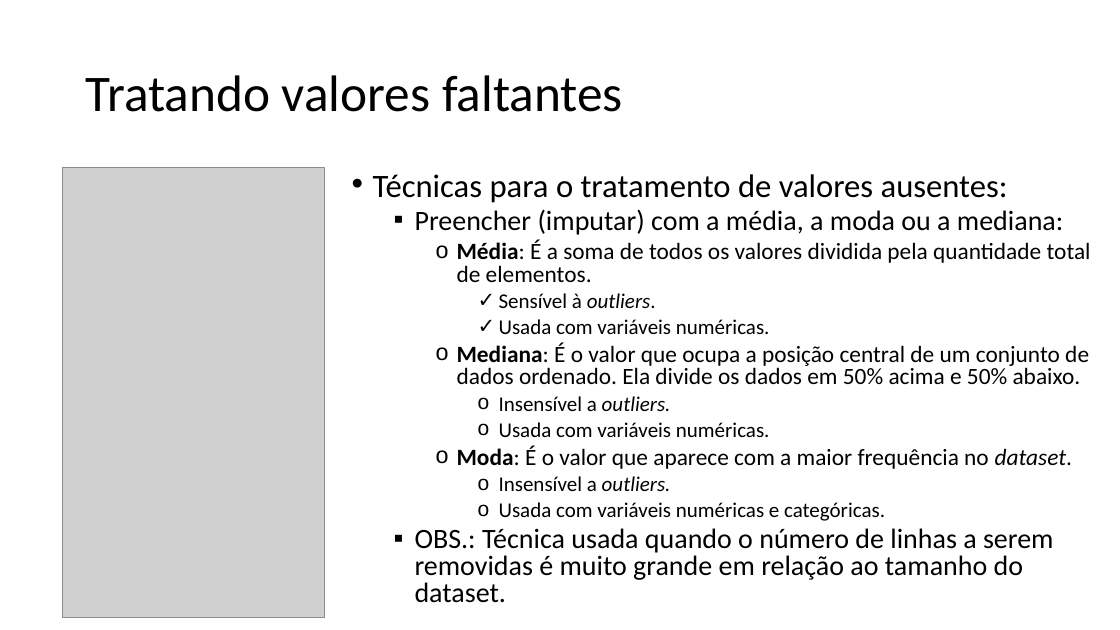
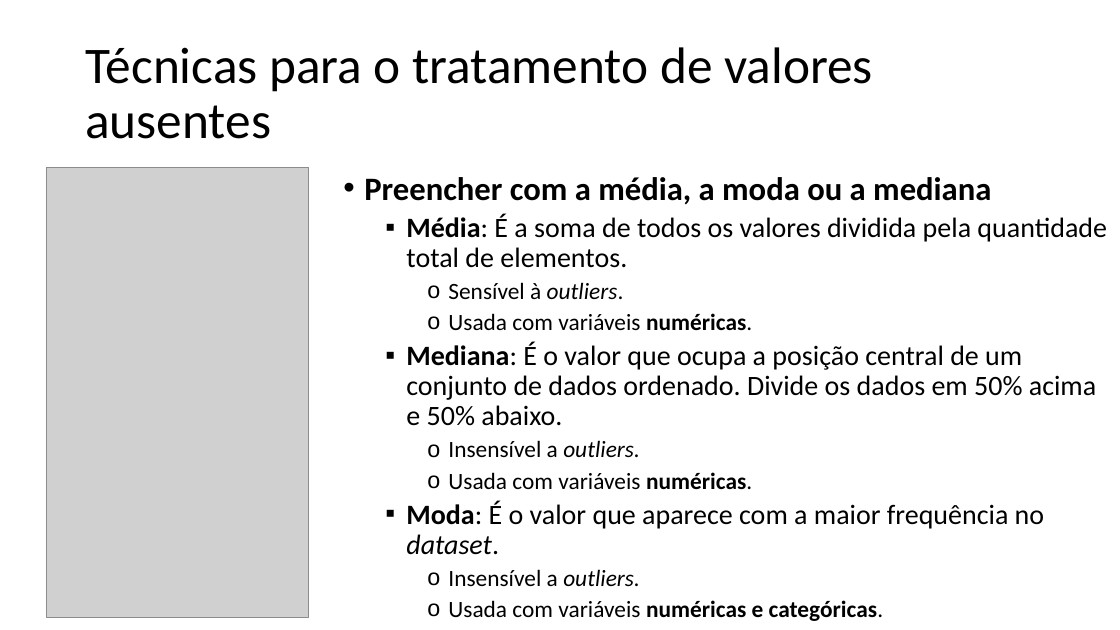
Before and after one commit to zz4fap/c24_inteligencia_artificial, a slide deck: slide 18 of slides/C24_EDA.pptx (slide 14 before the commit). Drawn at 1120x630 pixels with LibreOffice and Linux fonts; fonts in the diff are those of the drawing; grey boxes stand for pictures. Boxes give left, top, right and bottom in pixels: in the first picture for what was removed or moved away, otherwise in the second. Text is boxed around its words. In the diff, an @@ line names an element or a change of style, - is before the commit and + after.

```diff
--- a/slides/C24_EDA.pptx
+++ b/slides/C24_EDA.pptx
@@ title at (85, 47, 873, 139): text changed @@
-Tratando valores faltantes
+Técnicas para o tratamento de valores ausentes
@@ picture: place and size @@
-picture at (62, 168, 324, 618)
+picture at (46, 168, 308, 618)
@@ text "Preencher com a média, a ...": place and size @@
-text "Preencher com a média, a ..." at (373, 174, 1091, 603)
+text "Preencher com a média, a ..." at (364, 177, 1107, 621)
@@ text at (364, 177, 991, 204): text changed; size 24 to 28 pt; bold on @@
-• Técnicas para o tratamento de valores ausentes:
-  ▪ Preencher (imputar) com a média, a moda ou a mediana:
+• Preencher com a média, a moda ou a mediana
@@ text at (406, 214, 1107, 621): size 20 to 24 pt in "Média: É a soma de todos os ...", "Moda: É o valor que aparece com ..."; size 18 to 20 pt in "Sensível à outliers.", "Usada com variáveis numéricas.", "Insensível a outliers.", "Usada com variáveis numéricas." and 2 more places; bold on in "numéricas.", "numéricas.", "numéricas e categóricas."; bullet o to ▪; list level 3 to 2 in "Média: É a soma de ..."; line spacing 0.8 to 0.9; bullet ✓ to o; list level 4 to 3 in "Sensível à outliers."; list level 4 to 3 in "Usada com variáveis numéricas."; list level 4 to 3 in "Insensível a outliers."; list level 3 to 2 in "Moda: É o valor que ..."; list level 4 to 3 in "Usada com variáveis numéricas e ..." @@
@@ text at (406, 342, 1096, 426): text changed; size 20 to 24 pt @@
-    o Mediana: É o valor que ocupa a posição central de um conjunto de dados ordenado. Ela divide os dados em 50% acima e 50% abaixo.
+  ▪ Mediana: É o valor que ocupa a posição central de um conjunto de dados ordenado. Divide os dados em 50% acima e 50% abaixo.
@@ text at (415, 528, 1054, 603): paragraph removed @@
-  ▪ OBS.: Técnica usada quando o número de linhas a serem removidas é muito grande em relação ao tamanho do dataset.
```
Also in this commit, not shown: 25 other slides changed, 7 slides added, 1 slide removed.
